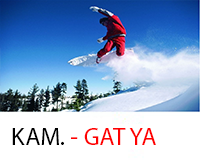
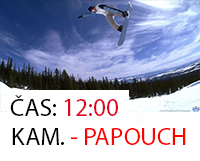
The second 200×161 image is a revision of the first. Changes to its layers:
added layer "ČAS: 12:00" above "Rectangle 2" over (10, 95, 118, 116)
added layer "Rectangle 2" above "KAM. - ÍGL copy" over (7, 90, 129, 122)
renamed "KAM. - ÍGL" to "KAM. - PAPOUCH", showed it, painted on it over (84, 128, 186, 145)
added layer "snb2-big" above "Layer 1" over (0, 0, 200, 112)
hid "KAM. - GAT YA" over (84, 128, 156, 145)
